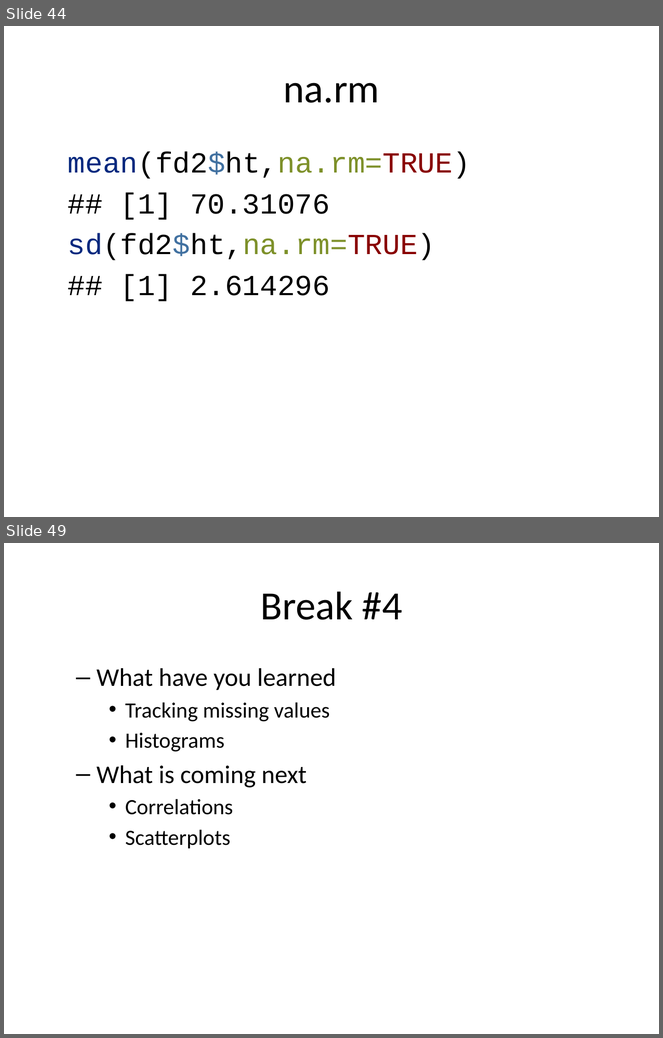
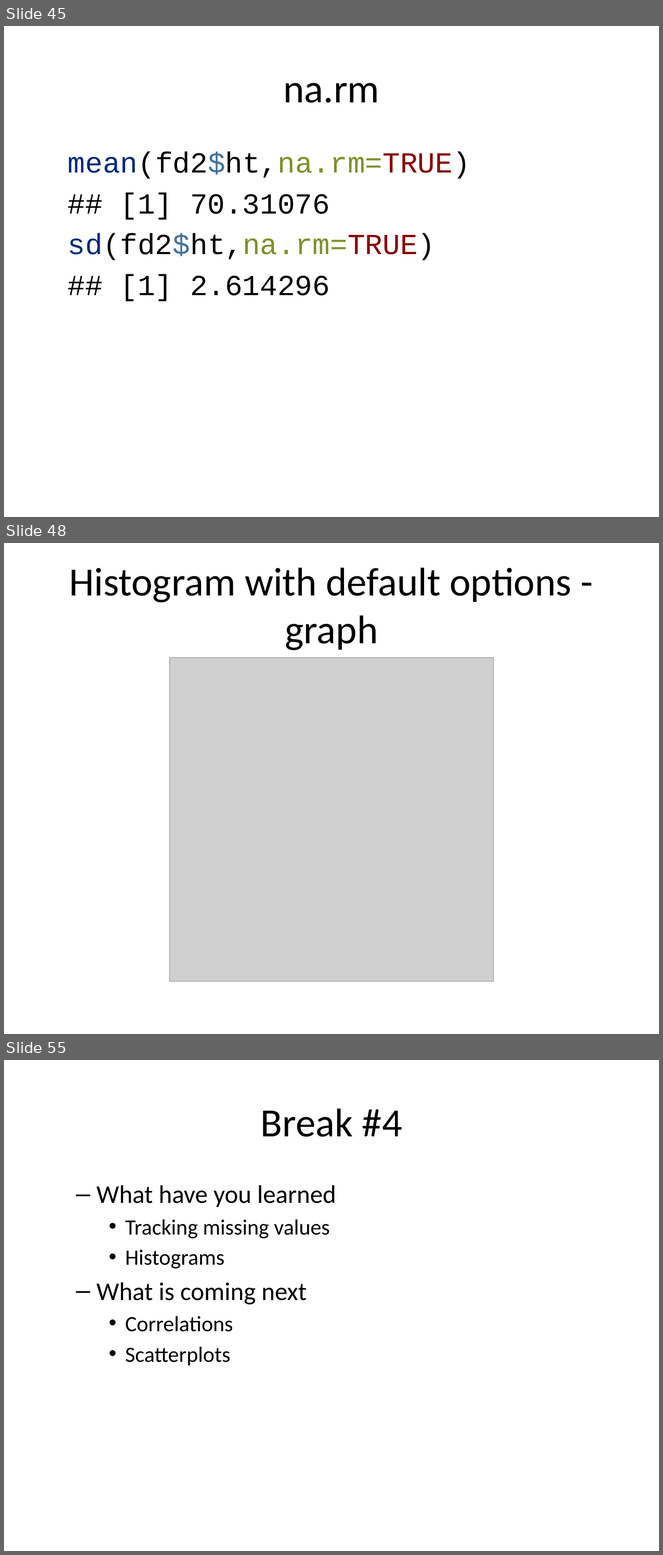
Before and after one commit to pmean/classes, a slide deck: introduction-to-r/src/v02-slides-and-speaker-notes.pptx. Shown one above the other, each under a label of ours: slides 44 and 49 before the commit, slides 45, 48 and 55 after it; the slides between them are not shown. The pictures are 663x1038 and 663x1555 pixels, drawn with LibreOffice and Linux fonts; fonts in the diff are those of the drawing; grey boxes stand for pictures. Boxes give left, top, right and bottom in pixels: in the first picture for what was removed or moved away, otherwise in the second. Text is boxed around its words. In the diff, an @@ line names an element or a change of style, - is before the commit and + after.

Commit message:
Cleaned up histograms in R video02

```diff
--- a/introduction-to-r/src/v02-slides-and-speaker-notes.pptx
+++ b/introduction-to-r/src/v02-slides-and-speaker-notes.pptx
@@ slide 48 added at [4,543,659,1034], background #FFFFFF @@
@@ title added at [69,567,572,651], 44 pt, text #000000 @@
+Histogram with default options - graph
@@ picture added at [170,657,493,981] @@
@@ what was slide 44 is now slide 45 @@
@@ what was slide 49 is now slide 55 @@
```
Also in this commit, not shown: 3 slides changed, 8 other slides added, 3 slides removed, 6 other files.
